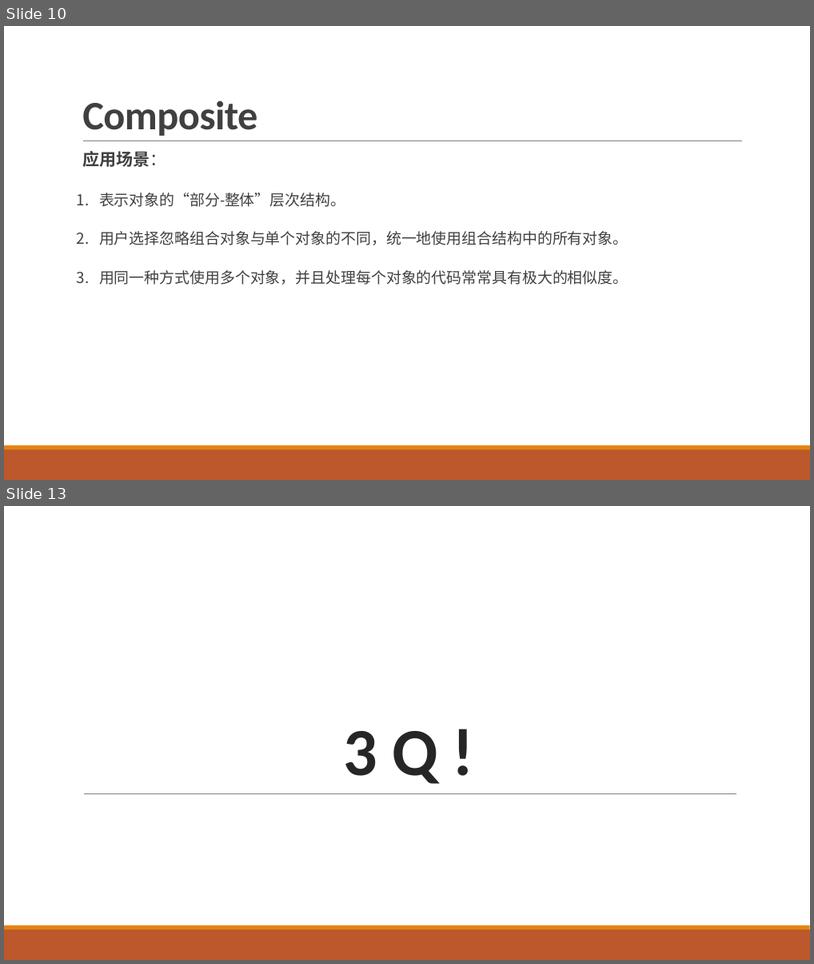
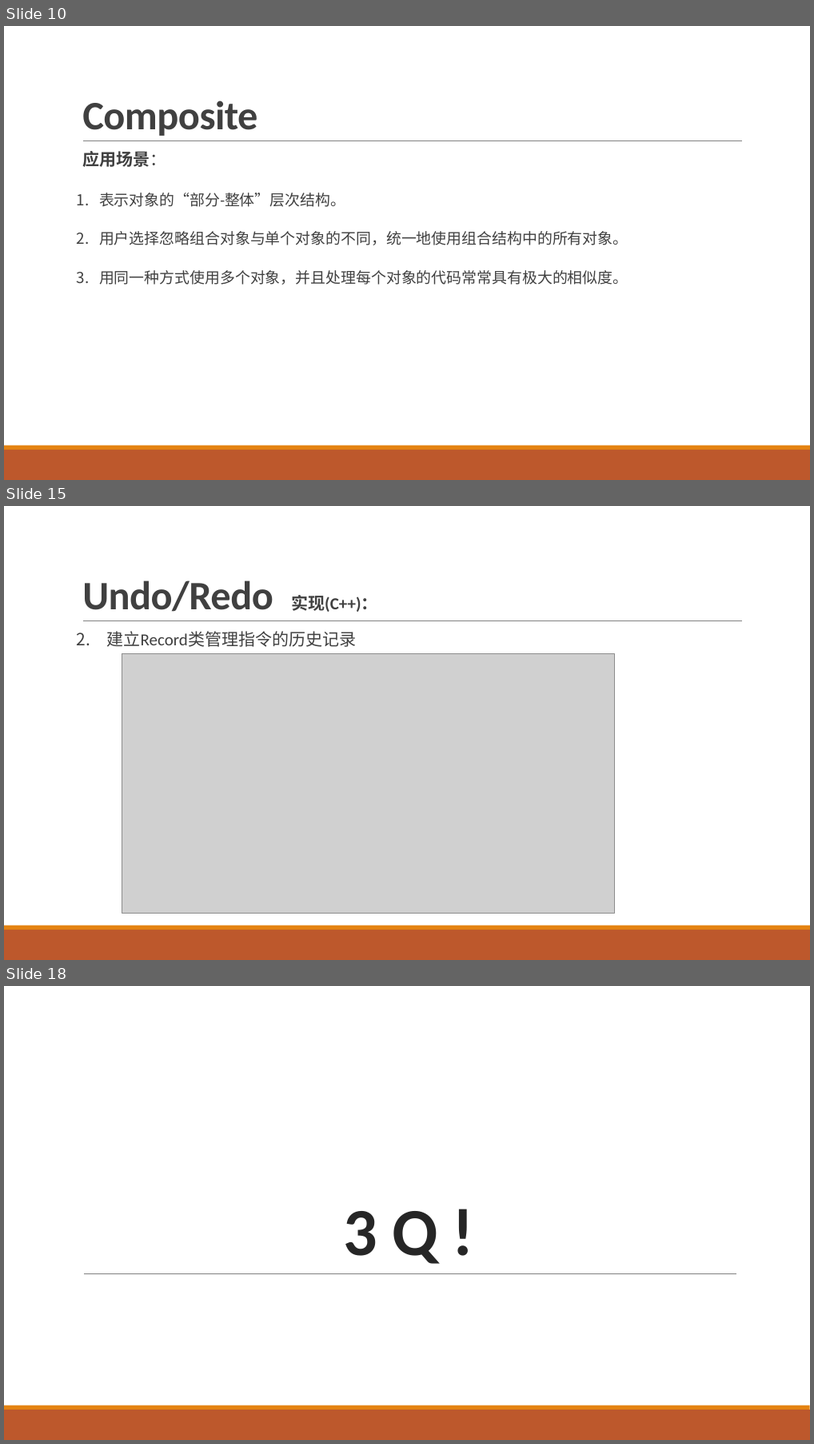
Before and after one commit to xavier-zy/design-pattern, a slide deck: 软件架构ppt.pptx. Shown one above the other, each under a label of ours: slides 10 and 13 before the commit, slides 10, 15 and 18 after it; the slides between them are not shown. The pictures are 814x964 and 814x1444 pixels, drawn with LibreOffice and Linux fonts; fonts in the diff are those of the drawing; grey boxes stand for pictures. Boxes give left, top, right and bottom in pixels: in the first picture for what was removed or moved away, otherwise in the second. Text is boxed around its words. In the diff, an @@ line names an element or a change of style, - is before the commit and + after.

```diff
--- a/软件架构ppt.pptx
+++ b/软件架构ppt.pptx
@@ slide 15 added at <box>4,506,810,960</box>, background #FFFFFF; not listed: 3 template elements that a slide beside it also shows @@
@@ title added at <box>82,580,378,612</box>, 48 pt, text #404040, bold @@
+Undo/Redo 实现(C++)：
@@ text added at <box>107,631,357,647</box>, 20 pt, text #404040 @@
+2. 建立Record类管理指令的历史记录
@@ picture added at <box>122,654,615,913</box> @@
@@ what was slide 13 is now slide 18 @@
```
Also in this commit, not shown: 2 slides changed, 4 other slides added, 5 other files.
